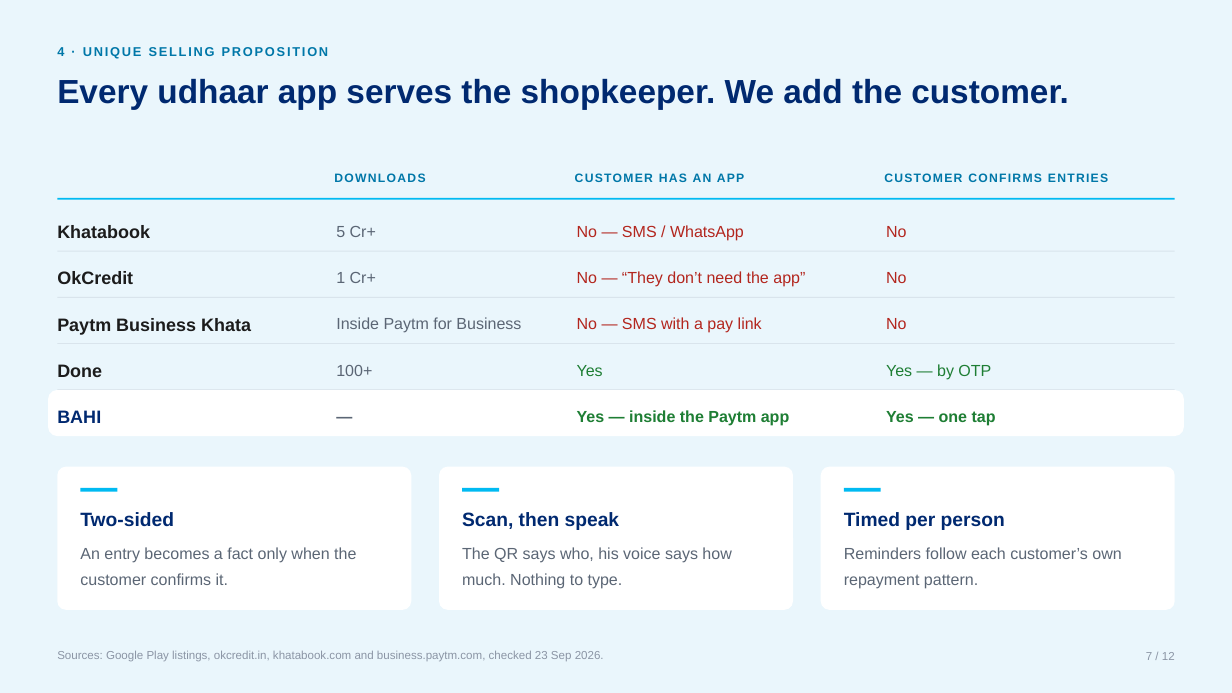
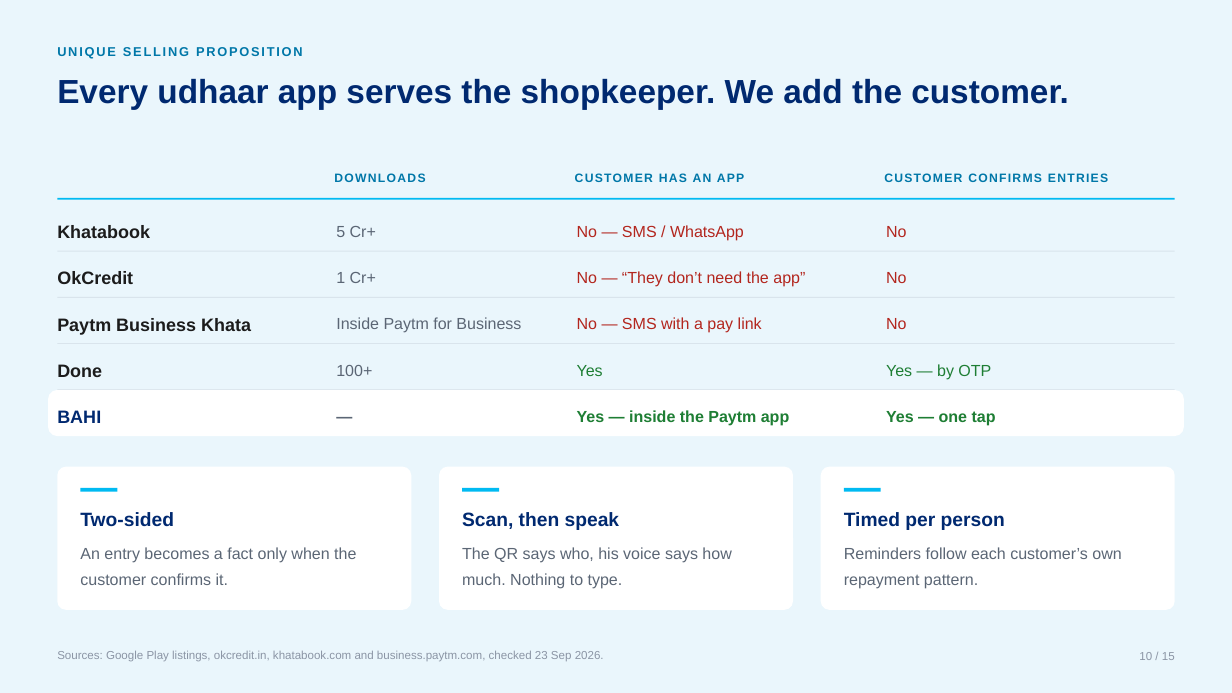
Before and after one commit to Uchiha-Itachi0/PAYTM-BAHI, a slide deck: slide 10 of docs/BAHI-Final.pptx (slide 7 before the commit). Drawn at 1232x693 pixels with LibreOffice and Linux fonts; fonts in the diff are those of the drawing. Boxes give left, top, right and bottom in pixels: in the first picture for what was removed or moved away, otherwise in the second. Text is boxed around its words. In the diff, an @@ line names an element or a change of style, - is before the commit and + after.

```diff
--- a/docs/BAHI-Final.pptx
+++ b/docs/BAHI-Final.pptx
@@ text at <box>57,47,303,59</box>: text changed @@
-4 · UNIQUE SELLING PROPOSITION
+UNIQUE SELLING PROPOSITION
@@ text at <box>1139,652,1175,660</box>: text changed @@
-7 / 12
+10 / 15
```
Also in this commit, not shown: 9 other slides changed, 5 slides added, 2 slides removed, 2 other files.
